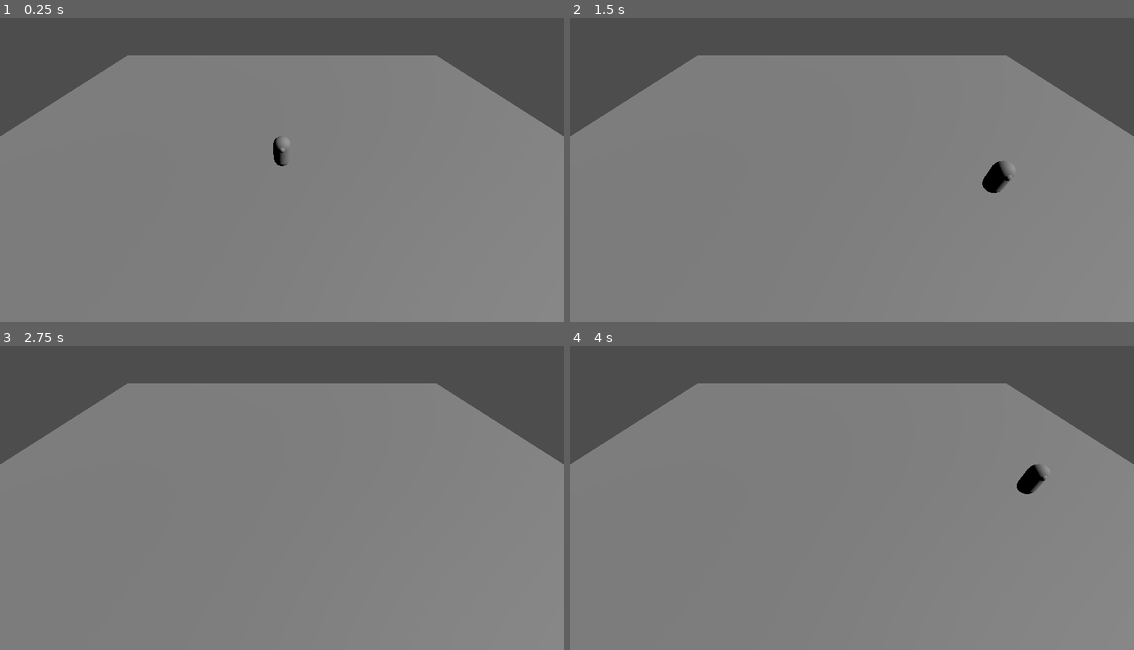
Above: before the commit, frames 1-4 (two rows, left to right).
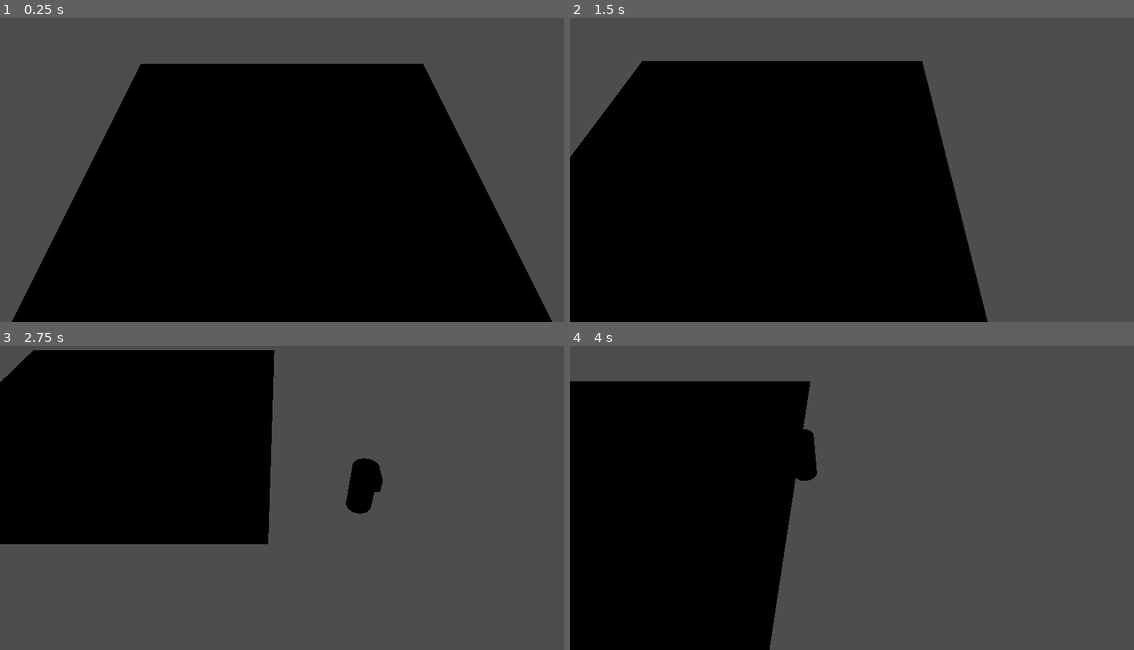
Above: after the commit, the same moments.

Repository: apocriva/foxglove
Game: Godot game, scene res://main.tscn
Same seed, same stepped clock (60 frames per second), same inputs: the game is played once before the commit and once after it.
Inputs:
- Up to frame 1 (0.25 s): no input
- Up to frame 2 (1.5 s): tap Enter at 0.5 s; hold Right (ui_right) 0.53-1.28 s; hold Down (ui_down) from 1.28 s (still down)
- Up to frame 3 (2.75 s): release Down (ui_down) at 2.03 s; hold Right (ui_right) from 2.03 s (still down)
- Up to frame 4 (4 s): release Right (ui_right) at 2.78 s; hold Up (ui_up) 2.78-3.53 s; hold Left (ui_left) from 3.53 s (still down)

The runs differ from the first frame. In frame 1, 82% of the frame differs, in the area x 0-100%, y 12-100%; in frame 2, 82%; in frame 3, 90%, in the area x 0-100%, y 1-100%; in frame 4, 85%.

Commit message:
Now playing with top-down stuff!

Diff:
--- /dev/null
+++ b/Godot/Post/checker.tres
@@ -0,0 +1,171 @@
+[gd_resource type="VisualShader" load_steps=14 format=3 uid="uid://bjwfg3xv1fc7y"]
+
+[sub_resource type="VisualShaderNodeStep" id="VisualShaderNodeStep_yerrx"]
+default_input_values = [0, Vector2(0, 0), 1, Vector2(0.5, 0.5)]
+op_type = 1
+
+[sub_resource type="VisualShaderNodeVectorOp" id="VisualShaderNodeVectorOp_g6em8"]
+default_input_values = [0, Vector2(0, 0), 1, Vector2(0.5, 0.5)]
+op_type = 0
+operator = 2
+
+[sub_resource type="VisualShaderNodeSwitch" id="VisualShaderNodeSwitch_wsa1b"]
+default_input_values = [0, false, 1, Vector2(1, 1), 2, Vector2(0, 0)]
+op_type = 3
+
+[sub_resource type="VisualShaderNodeSwitch" id="VisualShaderNodeSwitch_yfuc6"]
+default_input_values = [0, false, 1, Vector2(1, 1), 2, Vector2(0, 0)]
+op_type = 3
+
+[sub_resource type="VisualShaderNodeVectorFunc" id="VisualShaderNodeVectorFunc_t54ji"]
+default_input_values = [0, Vector2(0, 0)]
+op_type = 0
+function = 32
+
+[sub_resource type="VisualShaderNodeVectorOp" id="VisualShaderNodeVectorOp_jxu52"]
+default_input_values = [0, Vector2(0, 0), 1, Vector2(0, 0)]
+op_type = 0
+
+[sub_resource type="VisualShaderNodeSwitch" id="VisualShaderNodeSwitch_hdoyw"]
+default_input_values = [0, false, 1, Vector3(1, 1, 1), 2, Vector3(0, 0, 0)]
+op_type = 4
+
+[sub_resource type="VisualShaderNodeColorParameter" id="VisualShaderNodeColorParameter_esu1i"]
+parameter_name = "color_a"
+qualifier = 2
+default_value_enabled = true
+
+[sub_resource type="VisualShaderNodeColorParameter" id="VisualShaderNodeColorParameter_5dkhh"]
+parameter_name = "color_b"
+qualifier = 2
+default_value_enabled = true
+default_value = Color(0.372726, 0.614515, 0.688307, 1)
+
+[sub_resource type="VisualShaderNodeInput" id="VisualShaderNodeInput_yfvyx"]
+input_name = "uv"
+
+[sub_resource type="VisualShaderNodeVec2Parameter" id="VisualShaderNodeVec2Parameter_rhmmx"]
+parameter_name = "gridsize"
+qualifier = 2
+default_value_enabled = true
+default_value = Vector2(4, 4)
+
+[sub_resource type="VisualShaderNodeVectorOp" id="VisualShaderNodeVectorOp_4ivxv"]
+default_input_values = [0, Vector2(0, 0), 1, Vector2(0, 0)]
+op_type = 0
+operator = 2
+
+[sub_resource type="VisualShaderNodeVectorOp" id="VisualShaderNodeVectorOp_va6wo"]
+default_input_values = [0, Vector2(0, 0), 1, Vector2(1, 1)]
+op_type = 0
+operator = 4
+
+[resource]
+code = "shader_type spatial;
+render_mode blend_mix, depth_draw_opaque, cull_back, diffuse_lambert, specular_schlick_ggx, unshaded;
+
+instance uniform vec2 gridsize = vec2(4.000000, 4.000000);
+instance uniform vec4 color_a : source_color = vec4(1.000000, 1.000000, 1.000000, 1.000000);
+instance uniform vec4 color_b : source_color = vec4(0.372726, 0.614515, 0.688307, 1.000000);
+
+
+
+void fragment() {
+// Input:6
+	vec2 n_out6p0 = UV;
+
+
+// Vector2Parameter:7
+	vec2 n_out7p0 = gridsize;
+
+
+// VectorOp:13
+	vec2 n_in13p1 = vec2(0.50000, 0.50000);
+	vec2 n_out13p0 = n_out7p0 * n_in13p1;
+
+
+// VectorOp:8
+	vec2 n_out8p0 = n_out6p0 * n_out13p0;
+
+
+// VectorOp:9
+	vec2 n_in9p1 = vec2(1.00000, 1.00000);
+	vec2 n_out9p0 = mod(n_out8p0, n_in9p1);
+
+
+// Step:10
+	vec2 n_in10p1 = vec2(0.50000, 0.50000);
+	vec2 n_out10p0 = step(n_out9p0, n_in10p1);
+
+
+	vec2 n_out14p0;
+// Switch:14
+	vec2 n_in14p1 = vec2(1.00000, 1.00000);
+	vec2 n_in14p2 = vec2(0.00000, 0.00000);
+	n_out14p0 = mix(n_in14p2, n_in14p1, float(all(bvec2(n_out10p0))));
+
+
+// VectorFunc:16
+	vec2 n_out16p0 = vec2(1.0) - n_out10p0;
+
+
+	vec2 n_out15p0;
+// Switch:15
+	vec2 n_in15p1 = vec2(1.00000, 1.00000);
+	vec2 n_in15p2 = vec2(0.00000, 0.00000);
+	n_out15p0 = mix(n_in15p2, n_in15p1, float(all(bvec2(n_out16p0))));
+
+
+// VectorOp:17
+	vec2 n_out17p0 = n_out14p0 + n_out15p0;
+
+
+// ColorParameter:2
+	vec4 n_out2p0 = color_a;
+
+
+// ColorParameter:3
+	vec4 n_out3p0 = color_b;
+
+
+	vec3 n_out19p0;
+// Switch:19
+	n_out19p0 = mix(vec3(n_out3p0.xyz), vec3(n_out2p0.xyz), float(all(bvec2(n_out17p0))));
+
+
+// Output:0
+	ALBEDO = n_out19p0;
+
+
+}
+"
+graph_offset = Vector2(-502.994, -363.468)
+flags/unshaded = true
+nodes/fragment/0/position = Vector2(980, 320)
+nodes/fragment/2/node = SubResource("VisualShaderNodeColorParameter_esu1i")
+nodes/fragment/2/position = Vector2(-720, 160)
+nodes/fragment/3/node = SubResource("VisualShaderNodeColorParameter_5dkhh")
+nodes/fragment/3/position = Vector2(-720, 380)
+nodes/fragment/6/node = SubResource("VisualShaderNodeInput_yfvyx")
+nodes/fragment/6/position = Vector2(-760, -380)
+nodes/fragment/7/node = SubResource("VisualShaderNodeVec2Parameter_rhmmx")
+nodes/fragment/7/position = Vector2(-720, -60)
+nodes/fragment/8/node = SubResource("VisualShaderNodeVectorOp_4ivxv")
+nodes/fragment/8/position = Vector2(-220, -380)
+nodes/fragment/9/node = SubResource("VisualShaderNodeVectorOp_va6wo")
+nodes/fragment/9/position = Vector2(-20, -380)
+nodes/fragment/10/node = SubResource("VisualShaderNodeStep_yerrx")
+nodes/fragment/10/position = Vector2(180, -380)
+nodes/fragment/13/node = SubResource("VisualShaderNodeVectorOp_g6em8")
+nodes/fragment/13/position = Vector2(-420, -240)
+nodes/fragment/14/node = SubResource("VisualShaderNodeSwitch_wsa1b")
+nodes/fragment/14/position = Vector2(380, -380)
+nodes/fragment/15/node = SubResource("VisualShaderNodeSwitch_yfuc6")
+nodes/fragment/15/position = Vector2(380, -20)
+nodes/fragment/16/node = SubResource("VisualShaderNodeVectorFunc_t54ji")
+nodes/fragment/16/position = Vector2(200, 0)
+nodes/fragment/17/node = SubResource("VisualShaderNodeVectorOp_jxu52")
+nodes/fragment/17/position = Vector2(580, -380)
+nodes/fragment/19/node = SubResource("VisualShaderNodeSwitch_hdoyw")
+nodes/fragment/19/position = Vector2(780, 280)
+nodes/fragment/connections = PackedInt32Array(6, 0, 8, 0, 8, 0, 9, 0, 9, 0, 10, 0, 13, 0, 8, 1, 10, 0, 14, 0, 10, 0, 16, 0, 16, 0, 15, 0, 14, 0, 17, 0, 15, 0, 17, 1, 2, 0, 19, 1, 3, 0, 19, 2, 19, 0, 0, 0, 17, 0, 19, 0, 7, 0, 13, 0)
--- /dev/null
+++ b/Godot/Post/game_camera.gd
@@ -0,0 +1,16 @@
+extends Node3D
+
+@export var look_target:Node3D
+@export var lerp_strength:float
+@export var lerp_snap:float
+
+func _process(_delta):
+	if look_target == null:
+		return
+
+	var target_delta = look_target.global_position - global_position
+	if target_delta.length_squared() < lerp_snap:
+		global_position = look_target.global_position
+		return
+
+	global_position += target_delta * lerp_strength * _delta
--- a/Godot/Post/main.tscn
+++ b/Godot/Post/main.tscn
@@ -1,56 +1,66 @@
-[gd_scene load_steps=7 format=3 uid="uid://dx371ad4n0l2q"]
+[gd_scene load_steps=10 format=3 uid="uid://dx371ad4n0l2q"]
 
-[ext_resource type="Script" path="res://player.gd" id="1_foamt"]
-[ext_resource type="Material" uid="uid://yujqiehgtmvx" path="res://unlit_material.tres" id="2_wcc65"]
+[ext_resource type="Script" path="res://player.gd" id="1_2j01e"]
+[ext_resource type="Shader" uid="uid://bjwfg3xv1fc7y" path="res://checker.tres" id="1_6ribe"]
+[ext_resource type="Material" uid="uid://33f336dtb587" path="res://unshaded_color_material.tres" id="2_10ogn"]
+[ext_resource type="Script" path="res://game_camera.gd" id="2_ydqux"]
 
-[sub_resource type="PlaneMesh" id="PlaneMesh_mmic2"]
-material = ExtResource("2_wcc65")
-size = Vector2(40, 40)
+[sub_resource type="ShaderMaterial" id="ShaderMaterial_yhwbg"]
+render_priority = 0
+shader = ExtResource("1_6ribe")
 
-[sub_resource type="WorldBoundaryShape3D" id="WorldBoundaryShape3D_e5jev"]
+[sub_resource type="PlaneMesh" id="PlaneMesh_385b4"]
+material = SubResource("ShaderMaterial_yhwbg")
+size = Vector2(8, 8)
 
-[sub_resource type="CapsuleMesh" id="CapsuleMesh_gk1lc"]
-material = ExtResource("2_wcc65")
-radial_segments = 16
-rings = 4
+[sub_resource type="CylinderMesh" id="CylinderMesh_tuxsi"]
+material = ExtResource("2_10ogn")
+top_radius = 0.25
+bottom_radius = 0.25
+height = 1.0
 
-[sub_resource type="SphereMesh" id="SphereMesh_paa1a"]
-material = ExtResource("2_wcc65")
-radius = 0.2
-height = 0.4
-radial_segments = 8
-rings = 4
+[sub_resource type="BoxMesh" id="BoxMesh_e6q26"]
+material = ExtResource("2_10ogn")
+size = Vector3(0.4, 0.3, 0.2)
 
-[node name="Main" type="Node"]
+[sub_resource type="CylinderShape3D" id="CylinderShape3D_ke1ra"]
+height = 1.0
 
-[node name="GridMap" type="GridMap" parent="."]
-cell_size = Vector3(1, 1, 1)
-metadata/_editor_floor_ = Vector3(0, 0, 0)
+[node name="Node3D" type="Node"]
 
-[node name="MeshInstance3D" type="MeshInstance3D" parent="GridMap"]
-instance_shader_parameters/color = Color(0.301961, 0.278431, 0.247059, 1)
-mesh = SubResource("PlaneMesh_mmic2")
+[node name="Floor" type="MeshInstance3D" parent="."]
+instance_shader_parameters/color_a = Color(0.666667, 0.666667, 0.666667, 1)
+instance_shader_parameters/color_b = Color(0.533333, 0.533333, 0.533333, 1)
+instance_shader_parameters/gridsize = Vector2(8, 8)
+mesh = SubResource("PlaneMesh_385b4")
 
-[node name="World" type="StaticBody3D" parent="."]
-
-[node name="CollisionShape3D" type="CollisionShape3D" parent="World"]
-shape = SubResource("WorldBoundaryShape3D_e5jev")
-
-[node name="Player" type="Node3D" parent="."]
-script = ExtResource("1_foamt")
+[node name="Player" type="CharacterBody3D" parent="."]
+transform = Transform3D(-1, 0, -8.74228e-08, 0, 1, 0, 8.74228e-08, 0, -1, 0, 0, 0)
+script = ExtResource("1_2j01e")
+look_lerp_strength = 25.0
+speed = 4.0
 metadata/_edit_group_ = true
 
-[node name="MeshInstance3D" type="MeshInstance3D" parent="Player"]
-transform = Transform3D(1, 0, 0, 0, 1, 0, 0, 0, 1, 0, 1, 0)
-instance_shader_parameters/color = Color(0.270588, 0.517647, 0.639216, 1)
-mesh = SubResource("CapsuleMesh_gk1lc")
+[node name="MeshBody" type="MeshInstance3D" parent="Player"]
+transform = Transform3D(1, 0, 0, 0, 1, 0, 0, 0, 1, 0, 0.5, 0)
+instance_shader_parameters/ColorParameter = Color(0.0666667, 0.494118, 0.588235, 1)
+mesh = SubResource("CylinderMesh_tuxsi")
 
-[node name="MeshInstance3D2" type="MeshInstance3D" parent="Player"]
-transform = Transform3D(1, 0, 0, 0, 1, 0, 0, 0, 1, 0, 1.5, 0.4)
-mesh = SubResource("SphereMesh_paa1a")
+[node name="MeshFace" type="MeshInstance3D" parent="Player"]
+transform = Transform3D(1, 0, 0, 0, 1, 0, 0, 0, 1, 0, 0.7, -0.2)
+instance_shader_parameters/ColorParameter = Color(0.14902, 0.254902, 0.368627, 1)
+mesh = SubResource("BoxMesh_e6q26")
 
-[node name="Camera3D" type="Camera3D" parent="."]
-transform = Transform3D(1, 0, 0, 0, 0.707107, 0.707107, 0, -0.707107, 0.707107, 0, 9, 9)
+[node name="CollisionShape3D" type="CollisionShape3D" parent="Player"]
+transform = Transform3D(1, 0, 0, 0, 1, 0, 0, 0, 1, 0, 0.5, 0)
+shape = SubResource("CylinderShape3D_ke1ra")
 
-[node name="DirectionalLight3D" type="DirectionalLight3D" parent="."]
-transform = Transform3D(0.258819, -0.683013, 0.683013, 0, 0.707107, 0.707107, -0.965926, -0.183013, 0.183013, 13, 13, 0)
+[node name="CameraRoot" type="Node3D" parent="." node_paths=PackedStringArray("look_target")]
+transform = Transform3D(1, 0, 0, 0, 0.707107, 0.707107, 0, -0.707107, 0.707107, 0, 0, 0)
+script = ExtResource("2_ydqux")
+look_target = NodePath("../Player")
+lerp_strength = 2.0
+
+[node name="Camera3D" type="Camera3D" parent="CameraRoot"]
+transform = Transform3D(1, 0, 0, 0, 1, 0, 0, 0, 1, 0, 0, 8)
+fov = 45.0
--- a/Godot/Post/player.gd
+++ b/Godot/Post/player.gd
@@ -1,16 +1,29 @@
-extends Node3D
+extends CharacterBody3D
 
-func _process(delta):
-	var direction = Vector3.ZERO
+@export var look_lerp_strength:float
+@export var speed:float
 
-	if Input.is_action_pressed("ui_down"):
-		direction.z += 1
-	if Input.is_action_pressed("ui_up"):
-		direction.z -= 1
-	if Input.is_action_pressed("ui_right"):
-		direction.x += 1
-	if Input.is_action_pressed("ui_left"):
-		direction.x -= 1
+var _target_rotation:float
 
-	direction = direction.normalized()
-	position += direction * delta * 10
+func _ready():
+	_target_rotation = rotation_degrees.y
+
+func _process(_delta):
+	var input_vector = Vector3.ZERO
+
+	if Input.is_action_pressed("foot_left"):
+		input_vector.x -= 1
+	if Input.is_action_pressed("foot_right"):
+		input_vector.x += 1
+	if Input.is_action_pressed("foot_up"):
+		input_vector.z -= 1
+	if Input.is_action_pressed("foot_down"):
+		input_vector.z += 1
+
+	input_vector = input_vector.normalized()
+	if input_vector.length_squared() > 0:
+		_target_rotation = -input_vector.signed_angle_to(Vector3.FORWARD, Vector3.UP)
+		velocity = input_vector * speed
+		move_and_slide()
+
+	rotation.y = lerp_angle(rotation.y, _target_rotation, look_lerp_strength * _delta)
--- a/Godot/Post/project.godot
+++ b/Godot/Post/project.godot
@@ -19,6 +19,33 @@
 
 project/assembly_name="Post"
 
+[input]
+
+foot_left={
+"deadzone": 0.5,
+"events": [Object(InputEventKey,"resource_local_to_scene":false,"resource_name":"","device":-1,"window_id":0,"alt_pressed":false,"shift_pressed":false,"ctrl_pressed":false,"meta_pressed":false,"pressed":false,"keycode":0,"physical_keycode":65,"key_label":0,"unicode":97,"echo":false,"script":null)
+, Object(InputEventKey,"resource_local_to_scene":false,"resource_name":"","device":-1,"window_id":0,"alt_pressed":false,"shift_pressed":false,"ctrl_pressed":false,"meta_pressed":false,"pressed":false,"keycode":0,"physical_keycode":4194319,"key_label":0,"unicode":0,"echo":false,"script":null)
+]
+}
+foot_right={
+"deadzone": 0.5,
+"events": [Object(InputEventKey,"resource_local_to_scene":false,"resource_name":"","device":-1,"window_id":0,"alt_pressed":false,"shift_pressed":false,"ctrl_pressed":false,"meta_pressed":false,"pressed":false,"keycode":0,"physical_keycode":68,"key_label":0,"unicode":100,"echo":false,"script":null)
+, Object(InputEventKey,"resource_local_to_scene":false,"resource_name":"","device":-1,"window_id":0,"alt_pressed":false,"shift_pressed":false,"ctrl_pressed":false,"meta_pressed":false,"pressed":false,"keycode":0,"physical_keycode":4194321,"key_label":0,"unicode":0,"echo":false,"script":null)
+]
+}
+foot_up={
+"deadzone": 0.5,
+"events": [Object(InputEventKey,"resource_local_to_scene":false,"resource_name":"","device":-1,"window_id":0,"alt_pressed":false,"shift_pressed":false,"ctrl_pressed":false,"meta_pressed":false,"pressed":false,"keycode":0,"physical_keycode":87,"key_label":0,"unicode":119,"echo":false,"script":null)
+, Object(InputEventKey,"resource_local_to_scene":false,"resource_name":"","device":-1,"window_id":0,"alt_pressed":false,"shift_pressed":false,"ctrl_pressed":false,"meta_pressed":false,"pressed":false,"keycode":0,"physical_keycode":4194320,"key_label":0,"unicode":0,"echo":false,"script":null)
+]
+}
+foot_down={
+"deadzone": 0.5,
+"events": [Object(InputEventKey,"resource_local_to_scene":false,"resource_name":"","device":-1,"window_id":0,"alt_pressed":false,"shift_pressed":false,"ctrl_pressed":false,"meta_pressed":false,"pressed":false,"keycode":0,"physical_keycode":83,"key_label":0,"unicode":115,"echo":false,"script":null)
+, Object(InputEventKey,"resource_local_to_scene":false,"resource_name":"","device":-1,"window_id":0,"alt_pressed":false,"shift_pressed":false,"ctrl_pressed":false,"meta_pressed":false,"pressed":false,"keycode":0,"physical_keycode":4194322,"key_label":0,"unicode":0,"echo":false,"script":null)
+]
+}
+
 [rendering]
 
 renderer/rendering_method.mobile="gl_compatibility"
--- a/Godot/Post/unlit_material.gdshader
+++ /dev/null
@@ -1,8 +0,0 @@
-shader_type spatial;
-render_mode unshaded;
-
-instance uniform vec3 color: source_color = vec3(1, 1, 1);
-
-void fragment() {
-	ALBEDO = color;
-}
--- a/Godot/Post/unlit_material.tres
+++ /dev/null
@@ -1,7 +0,0 @@
-[gd_resource type="ShaderMaterial" load_steps=2 format=3 uid="uid://yujqiehgtmvx"]
-
-[ext_resource type="Shader" path="res://unlit_material.gdshader" id="1_lqqxn"]
-
-[resource]
-render_priority = 0
-shader = ExtResource("1_lqqxn")
--- /dev/null
+++ b/Godot/Post/unshaded_color.tres
@@ -0,0 +1,31 @@
+[gd_resource type="VisualShader" load_steps=2 format=3 uid="uid://c0mg7n461oepq"]
+
+[sub_resource type="VisualShaderNodeColorParameter" id="VisualShaderNodeColorParameter_y3qkx"]
+parameter_name = "ColorParameter"
+qualifier = 2
+default_value_enabled = true
+
+[resource]
+code = "shader_type spatial;
+render_mode blend_mix, depth_draw_opaque, cull_back, diffuse_lambert, specular_schlick_ggx, unshaded;
+
+instance uniform vec4 ColorParameter : source_color = vec4(1.000000, 1.000000, 1.000000, 1.000000);
+
+
+
+void fragment() {
+// ColorParameter:2
+	vec4 n_out2p0 = ColorParameter;
+
+
+// Output:0
+	ALBEDO = vec3(n_out2p0.xyz);
+
+
+}
+"
+graph_offset = Vector2(-377.198, 29.6624)
+flags/unshaded = true
+nodes/fragment/2/node = SubResource("VisualShaderNodeColorParameter_y3qkx")
+nodes/fragment/2/position = Vector2(-180, 160)
+nodes/fragment/connections = PackedInt32Array(2, 0, 0, 0)
--- /dev/null
+++ b/Godot/Post/unshaded_color_material.tres
@@ -0,0 +1,7 @@
+[gd_resource type="ShaderMaterial" load_steps=2 format=3 uid="uid://33f336dtb587"]
+
+[ext_resource type="Shader" uid="uid://c0mg7n461oepq" path="res://unshaded_color.tres" id="1_gnf7j"]
+
+[resource]
+render_priority = 0
+shader = ExtResource("1_gnf7j")
